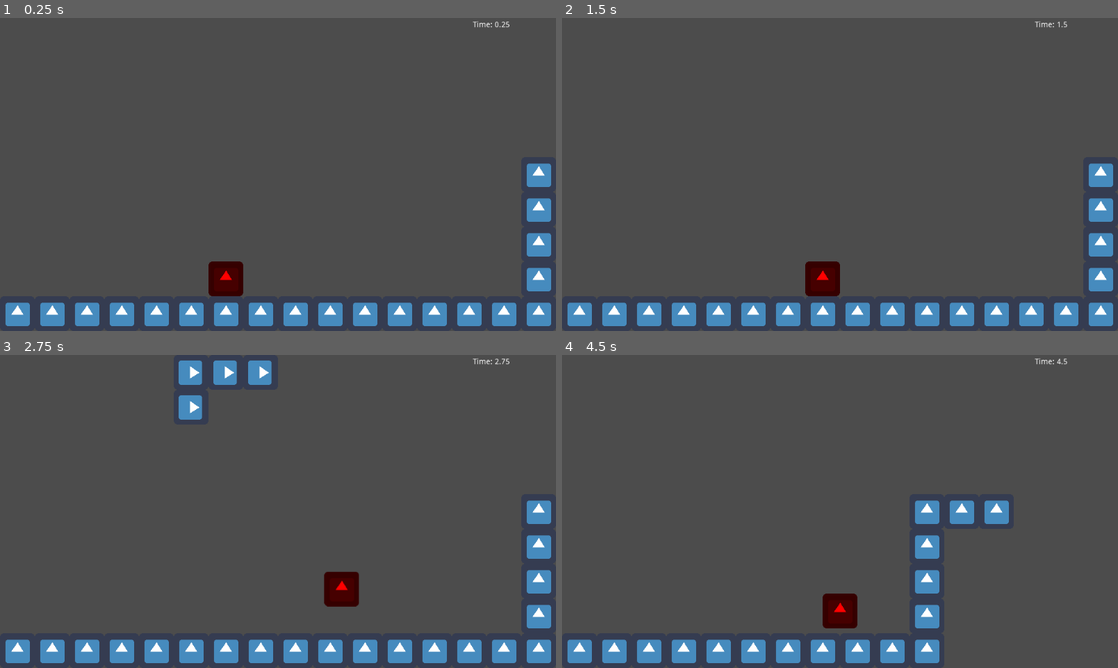
Above: before the commit, frames 1-4 (two rows, left to right).
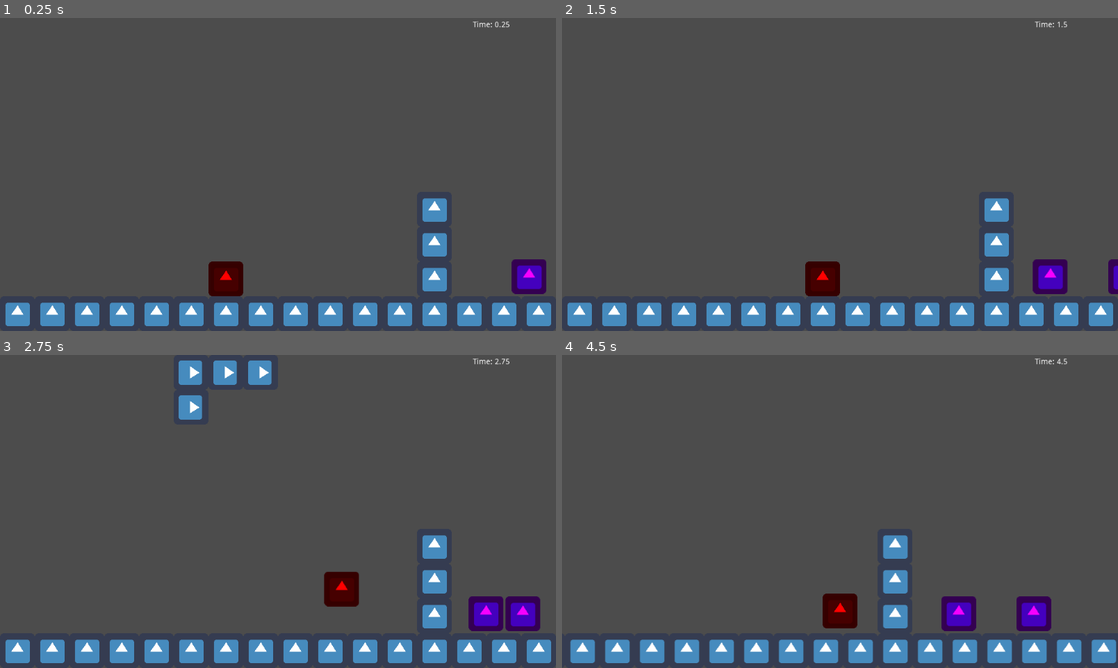
Above: after the commit, the same moments.

Repository: KavehNejad/Hack-2023
Game: Godot game, scene res://src/scenes/LevelTwo.tscn
Two runs of this game, one before a commit and one after it. Both use one fixed random seed, a clock stepped at 60 frames per second and the inputs below. This scene is started directly instead of the project's main scene. The engine's default icon, where the game draws it, is replaced by a stand-in: a white triangle on a blue panel in a dark square.
Inputs:
- Up to frame 1 (0.25 s): no input
- Up to frame 2 (1.5 s): hold Right (right) from 0.53 s (still down); tap F (game_mode_switch) at 0.6, 1.35 s; tap Up (jump) at 0.77 s
- Up to frame 3 (2.75 s): tap Up (jump) at 1.52 s; release Right (right) at 2.03 s; hold A (left) from 2.03 s (still down); tap F (game_mode_switch) at 2.1 s
- Up to frame 4 (4.5 s): release A (left) at 2.78 s; hold Right (right) 2.78-4.28 s; tap F (game_mode_switch) at 2.85, 3.6, 4.35 s; tap Up (jump) at 3.02, 3.77 s; hold A (left) from 4.28 s (still down)

The runs differ from the first frame. In frame 1, 2.7% of the frame differs, in the area x 76-100%, y 46-89%; in frame 2, 3.1%; in frame 3, 3.5%; in frame 4, 7.5%, in the area x 1-100%, y 46-99%.

Commit message:
Level 3 and enemies

Diff:
--- a/super-tetris-world/src/scenes/LevelTwo.tscn
+++ b/super-tetris-world/src/scenes/LevelTwo.tscn
@@ -4,7 +4,7 @@
 [ext_resource path="res://src/scenes/Player.tscn" type="PackedScene" id=2]
 [ext_resource path="res://src/scripts/world.gd" type="Script" id=3]
 [ext_resource path="res://src/scenes/exit_portal.tscn" type="PackedScene" id=4]
-[ext_resource path="res://src/scenes/flag.tscn" type="PackedScene" id=5]
+[ext_resource path="res://src/scenes/enemy.tscn" type="PackedScene" id=5]
 
 [node name="LevelOne" type="Node"]
 script = ExtResource( 3 )
@@ -15,14 +15,10 @@
 [node name="TileMap" type="TileMap" parent="."]
 tile_set = ExtResource( 1 )
 format = 1
-tile_data = PoolIntArray( 196638, 0, 0, 196639, 0, 0, 196640, 0, 0, 196641, 0, 0, 262159, 0, 0, 262160, 0, 0, 262161, 0, 0, 327695, 0, 0, 393231, 0, 0, 458767, 0, 0, 524288, 0, 0, 524289, 0, 0, 524290, 0, 0, 524291, 0, 0, 524292, 0, 0, 524293, 0, 0, 524294, 0, 0, 524295, 0, 0, 524296, 0, 0, 524297, 0, 0, 524298, 0, 0, 524299, 0, 0, 524300, 0, 0, 524301, 0, 0, 524302, 0, 0, 524303, 0, 0, 524314, 0, 0, 524315, 0, 0, 524 …(263 unchanged characters)…
+tile_data = PoolIntArray( 327692, 0, 0, 393228, 0, 0, 458764, 0, 0, 458772, 0, 0, 458780, 0, 0, 458787, 0, 0, 524288, 0, 0, 524289, 0, 0, 524290, 0, 0, 524291, 0, 0, 524292, 0, 0, 524293, 0, 0, 524294, 0, 0, 524295, 0, 0, 524296, 0, 0, 524297, 0, 0, 524298, 0, 0, 524299, 0, 0, 524300, 0, 0, 524301, 0, 0, 524302, 0, 0, 524303, 0, 0, 524304, 0, 0, 524305, 0, 0, 524306, 0, 0, 524307, 0, 0, 524308, 0, 0, 524309, 0, 0, 524310, 0, 0, 524311, 0, 0, 524312, 0, 0, 524313, 0, 0, 524314, 0, 0, 524315, 0, 0, 524 …(263 unchanged characters)…
 
 [node name="exit_portal" parent="." instance=ExtResource( 4 )]
 position = Vector2( 2849.93, 475.46 )
-needs_flag = true
-
-[node name="flag" parent="." instance=ExtResource( 5 )]
-position = Vector2( 2018.05, 158.367 )
 
 [node name="CanvasLayer" type="CanvasLayer" parent="."]
 
@@ -35,3 +31,15 @@
 __meta__ = {
 "_edit_use_anchors_": false
 }
+
+[node name="enemy2" parent="." instance=ExtResource( 5 )]
+position = Vector2( 1568.36, 477.08 )
+
+[node name="enemy" parent="." instance=ExtResource( 5 )]
+position = Vector2( 989.42, 475.683 )
+
+[node name="enemy4" parent="." instance=ExtResource( 5 )]
+position = Vector2( 1127.79, 476.214 )
+
+[node name="enemy3" parent="." instance=ExtResource( 5 )]
+position = Vector2( 2015.72, 477.701 )
--- /dev/null
+++ b/super-tetris-world/src/scenes/enemy.tscn
@@ -0,0 +1,17 @@
+[gd_scene load_steps=4 format=2]
+
+[ext_resource path="res://assets/images/icon.png" type="Texture" id=1]
+[ext_resource path="res://src/scripts/enemy.gd" type="Script" id=2]
+
+[sub_resource type="RectangleShape2D" id=1]
+extents = Vector2( 28, 27.75 )
+
+[node name="enemy" type="KinematicBody2D"]
+script = ExtResource( 2 )
+
+[node name="Sprite" type="Sprite" parent="."]
+modulate = Color( 0.968627, 0, 1, 1 )
+texture = ExtResource( 1 )
+
+[node name="CollisionShape2D" type="CollisionShape2D" parent="."]
+shape = SubResource( 1 )
--- a/super-tetris-world/src/scripts/Player.gd
+++ b/super-tetris-world/src/scripts/Player.gd
@@ -25,7 +25,10 @@
 	velocity.y += gravity * delta
 	move_and_slide(velocity, Vector2.UP)
 	if position.y > 850:
-		emit_signal("player_wasted")
+		die()
+
+func die():
+	emit_signal("player_wasted")
 
 func check_if_key_pressed(delta):
 	if not Global.has_lost and not Global.game_paused:
--- /dev/null
+++ b/super-tetris-world/src/scripts/enemy.gd
@@ -0,0 +1,18 @@
+extends KinematicBody2D
+
+var move_right = true
+export(int) var speed = 1
+
+func _process(delta):
+	var velocity = Vector2()
+	if move_right:
+		velocity.x -= speed
+	else:
+		velocity.x += speed
+
+	var colision = move_and_collide(velocity)
+
+	if colision:
+		if colision.collider.name == "Player":
+			colision.collider.die()
+		move_right = !move_right
